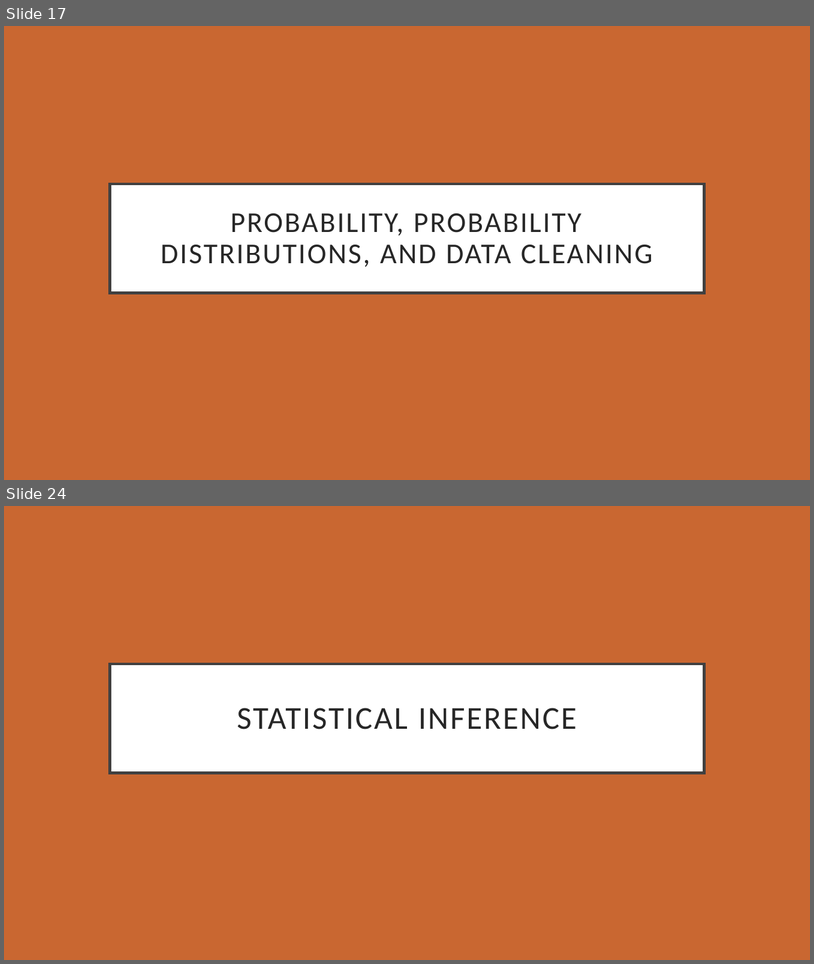
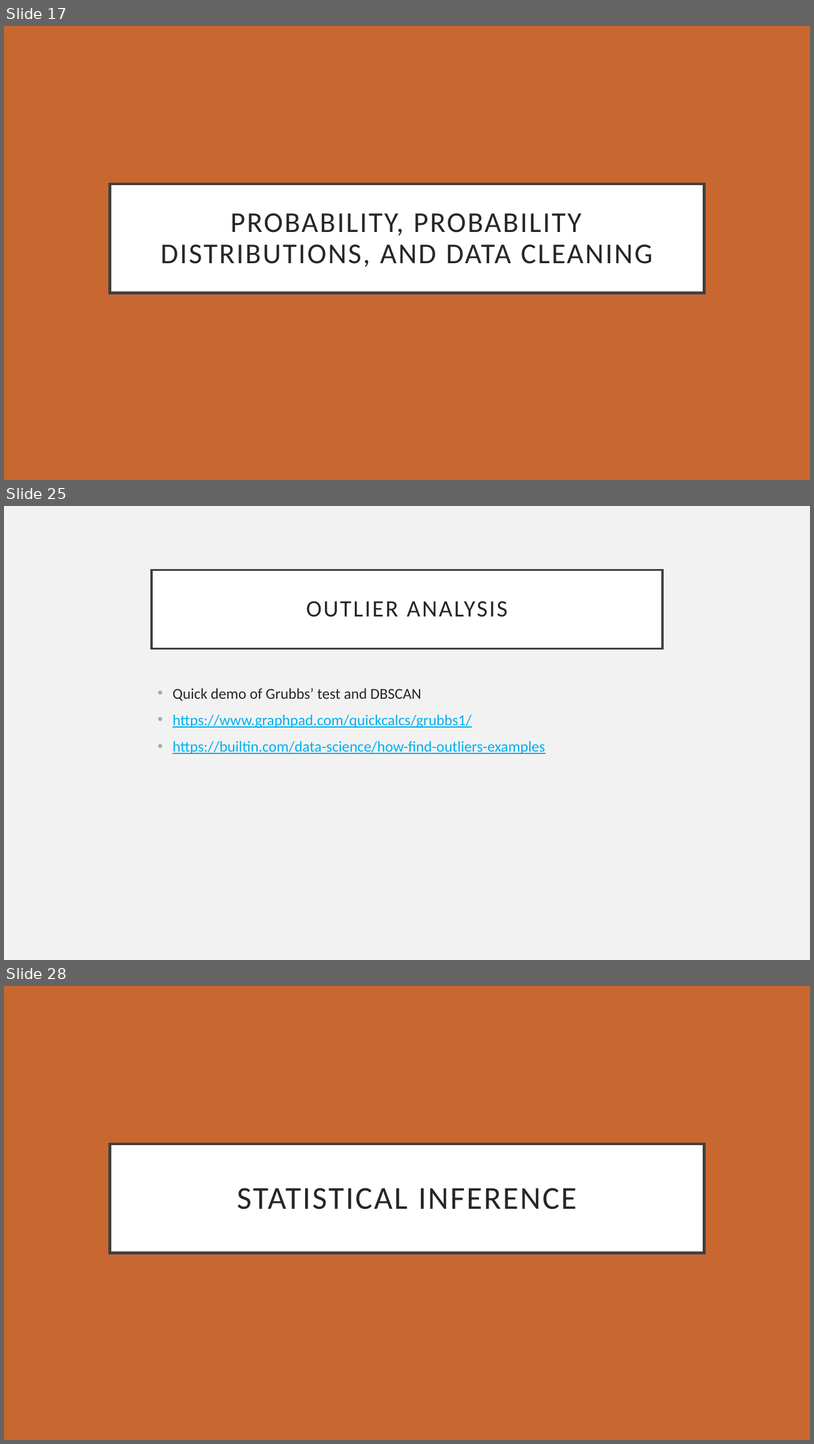
Before and after one commit to eholdmore/StatsForCompBio, a slide deck: Stats-for-Comp-Bio.pptx. Shown one above the other, each under a label of ours: slides 17 and 24 before the commit, slides 17, 25 and 28 after it; the slides between them are not shown. The pictures are 814x964 and 814x1444 pixels, drawn with LibreOffice and Linux fonts; fonts in the diff are those of the drawing. Boxes give left, top, right and bottom in pixels: in the first picture for what was removed or moved away, otherwise in the second. Text is boxed around its words. In the diff, an @@ line names an element or a change of style, - is before the commit and + after.

```diff
--- a/Stats-for-Comp-Bio.pptx
+++ b/Stats-for-Comp-Bio.pptx
@@ slide 25 added at (4,506,810,960), background #F2F2F2 @@
@@ title added at (152,570,663,648), fill #FFFFFF, outline #404040 2.5 pt, 28 pt, text #262626 @@
+OUTLIER ANALYSIS
@@ text added at (173,688,545,754), 18 pt, text #00B0F0, underline @@
+• Quick demo of Grubbs’ test and DBSCAN
+• https://www.graphpad.com/quickcalcs/grubbs1/
+• https://builtin.com/data-science/how-find-outliers-examples
@@ what was slide 24 is now slide 28 @@
```
Also in this commit, not shown: 10 slides changed, 7 other slides added, 3 slides removed, 1 other file.
